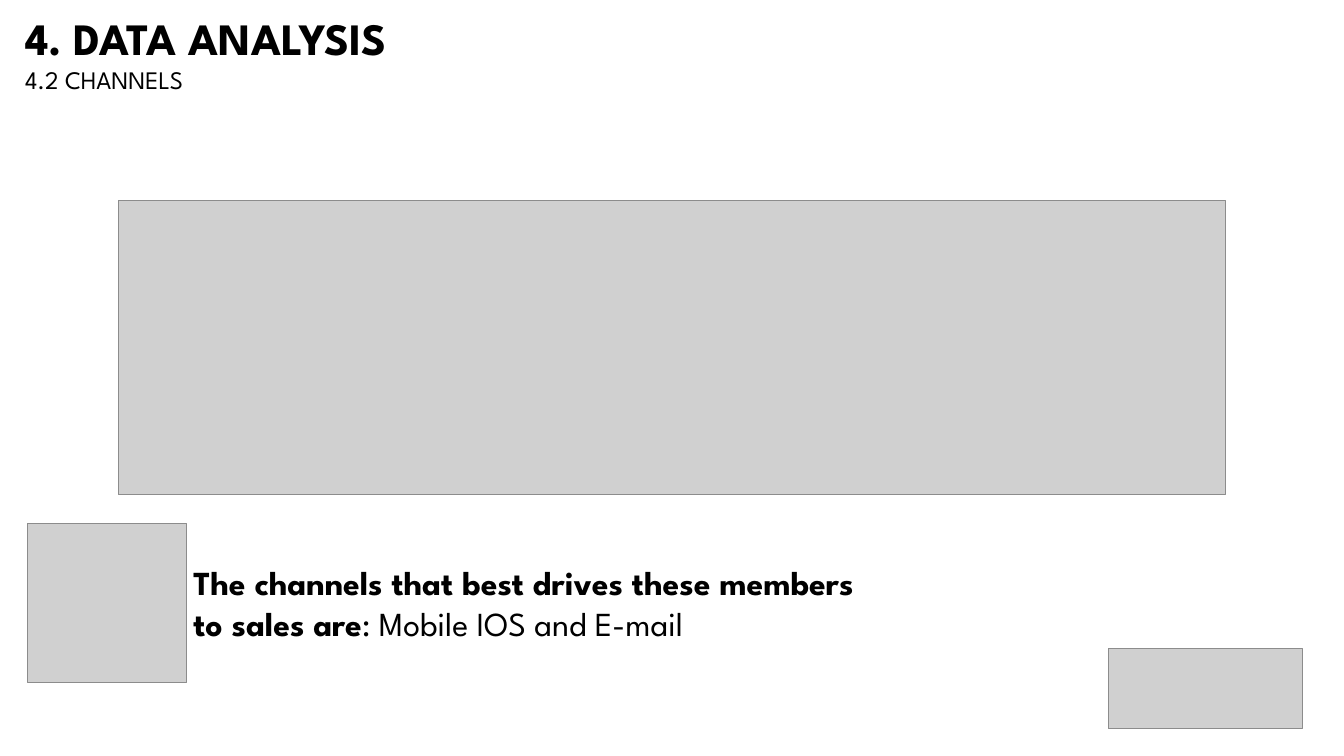
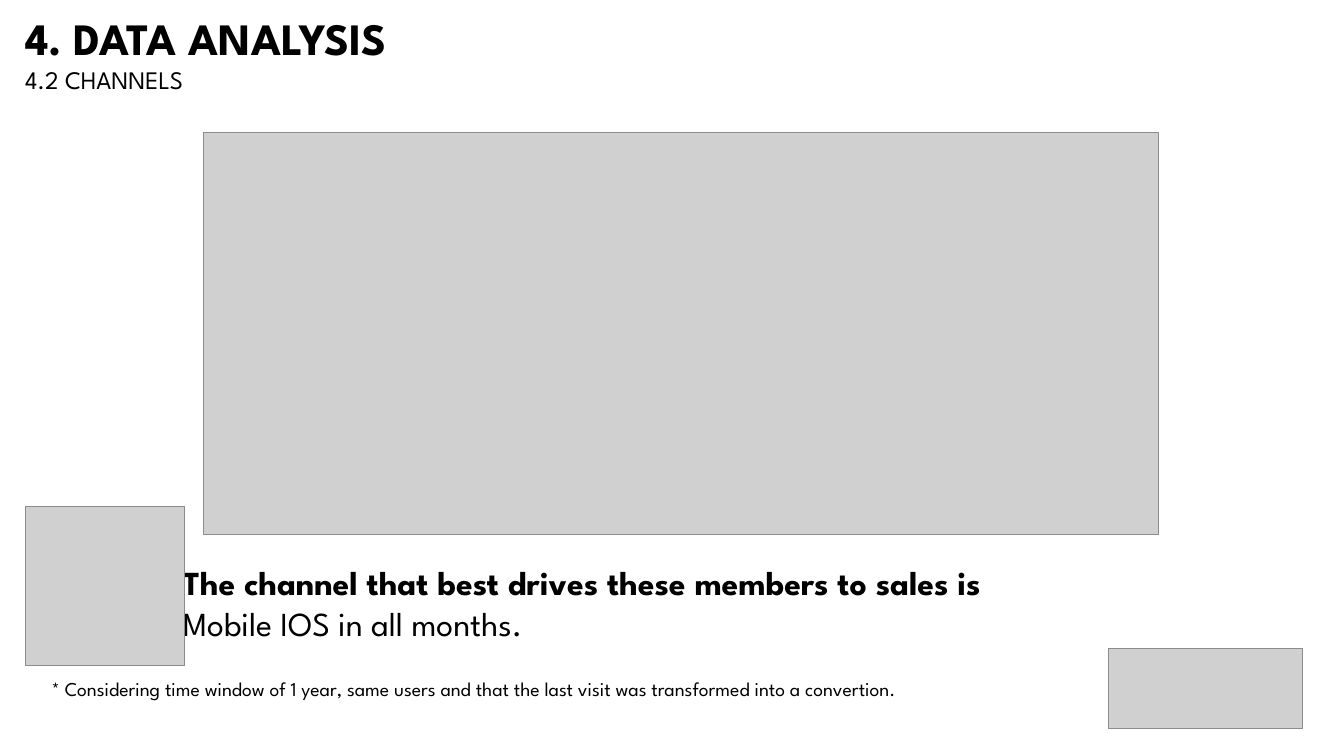
Before and after one commit to bbucalonserra/sales-membership-analysis, a slide deck: slide 31 of presentation.pptx (slide 27 before the commit). Drawn at 1344x756 pixels with LibreOffice and Linux fonts; fonts in the diff are those of the drawing; grey boxes stand for pictures. Boxes give left, top, right and bottom in pixels: in the first picture for what was removed or moved away, otherwise in the second. Text is boxed around its words. In the diff, an @@ line names an element or a change of style, - is before the commit and + after.

```diff
--- a/presentation.pptx
+++ b/presentation.pptx
@@ picture: place and size @@
-picture at [118, 201, 1225, 495]
+picture at [204, 133, 1159, 534]
@@ picture: place and size @@
-picture at [27, 523, 187, 683]
+picture at [25, 506, 185, 665]
@@ text at [183, 562, 980, 646]: text changed @@
-The channels that best drives these members to sales are: Mobile IOS and E-mail
+The channel that best drives these members to sales is Mobile IOS in all months.
@@ text added at [65, 682, 895, 701], 14 pt, text #000000 @@
+* Considering time window of 1 year, same users and that the last visit was transformed into a convertion.
```
Also in this commit, not shown: 10 other slides changed, 7 slides added, 2 other files.
